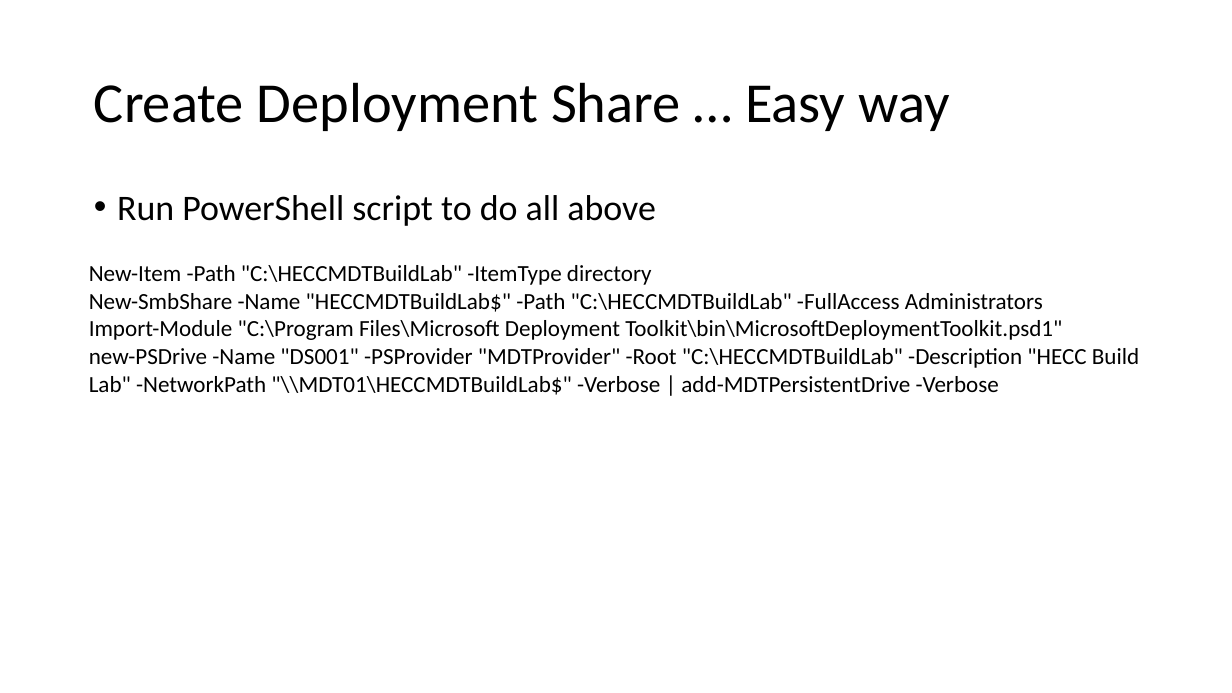
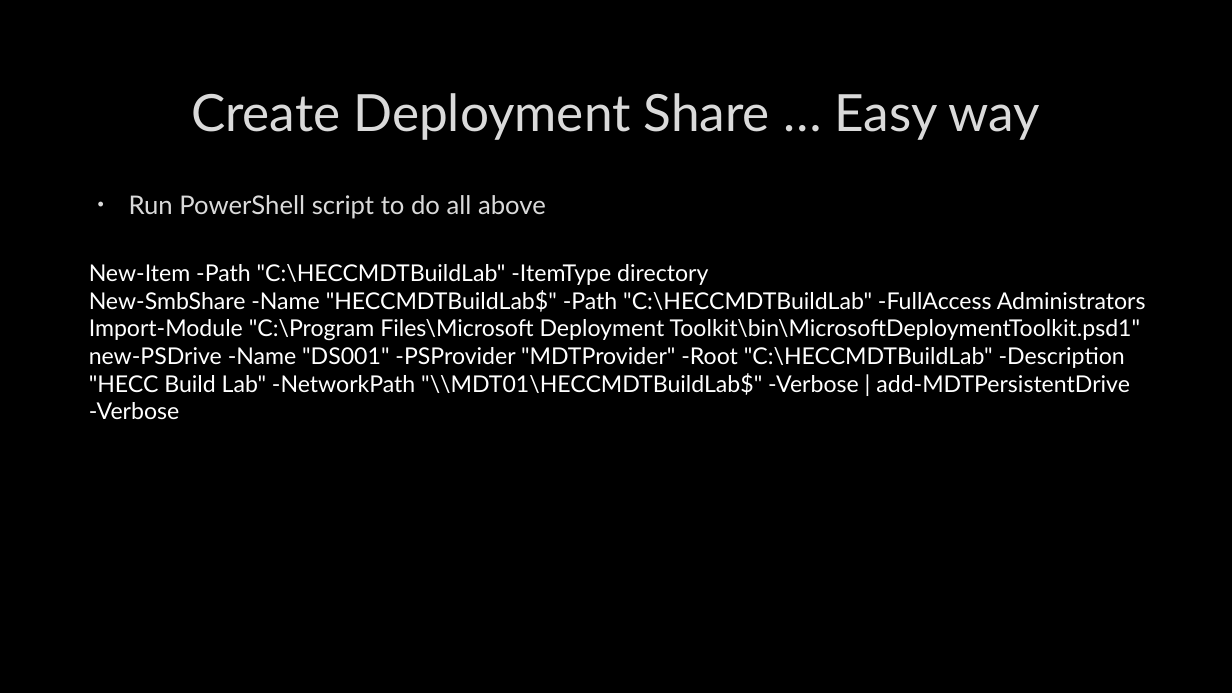
Before and after one commit to fydexx/HECC-2018, a slide deck: slide 8 of Part_01/Section01.pptx. Drawn at 1232x693 pixels with LibreOffice and Linux fonts; fonts in the diff are those of the drawing; background and template pictures are left out. Boxes give left, top, right and bottom in pixels: in the first picture for what was removed or moved away, otherwise in the second. Text is boxed around its words. In the diff, an @@ line names an element or a change of style, - is before the commit and + after.

```diff
--- a/Part_01/Section01.pptx
+++ b/Part_01/Section01.pptx
@@ background #FFFFFF to picture (left out) @@
@@ title "Create Deployment Share … Easy ...": place and size @@
-title "Create Deployment Share … Easy ..." at <box>94,82,949,131</box>
+title "Create Deployment Share … Easy ..." at <box>191,93,1039,140</box>
@@ title "Create Deployment Share … Easy ..." at <box>191,93,1039,140</box>: size 44 to 40 pt, font Calibri to Lato, text colour #000000 to #DADADA, letter outline none to #404040 0.75 pt; alignment left to centre; line spacing 0.9 to 1 @@
@@ text "Run PowerShell script to do ..." at <box>129,195,546,219</box>: size 28 to 20 pt, font Calibri to Lato, text colour #000000 to #DADADA, letter outline none to #404040 0.75 pt; indent changed; line spacing 0.9 to 1 @@
@@ text "New-Item -Path "C:\HECCMDTBuildLab" -ItemType directory" at <box>89,264,1146,420</box>: font Calibri to Lato, text colour #000000 to #FFFFFF @@
```
Also in this commit, not shown: 14 other slides changed.
